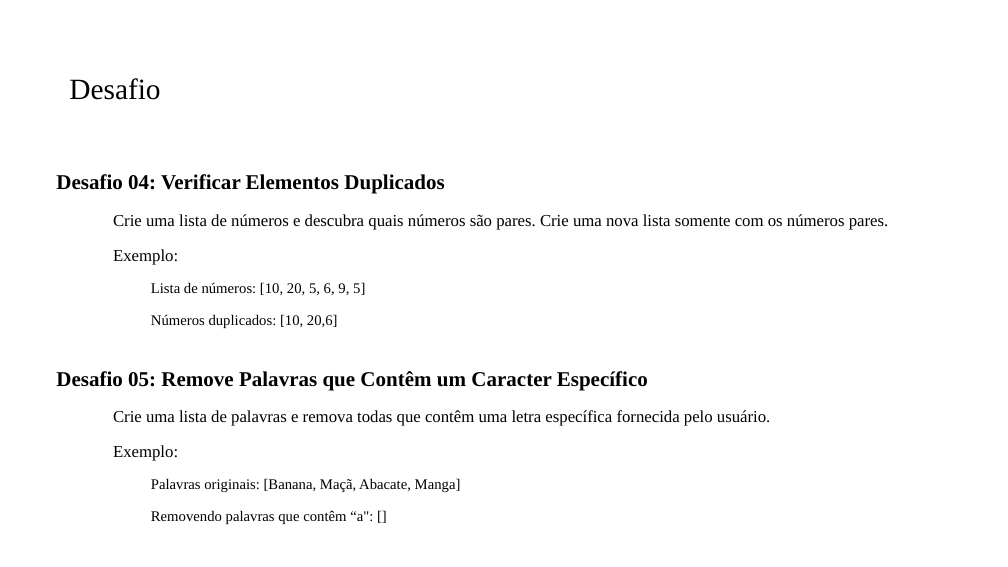
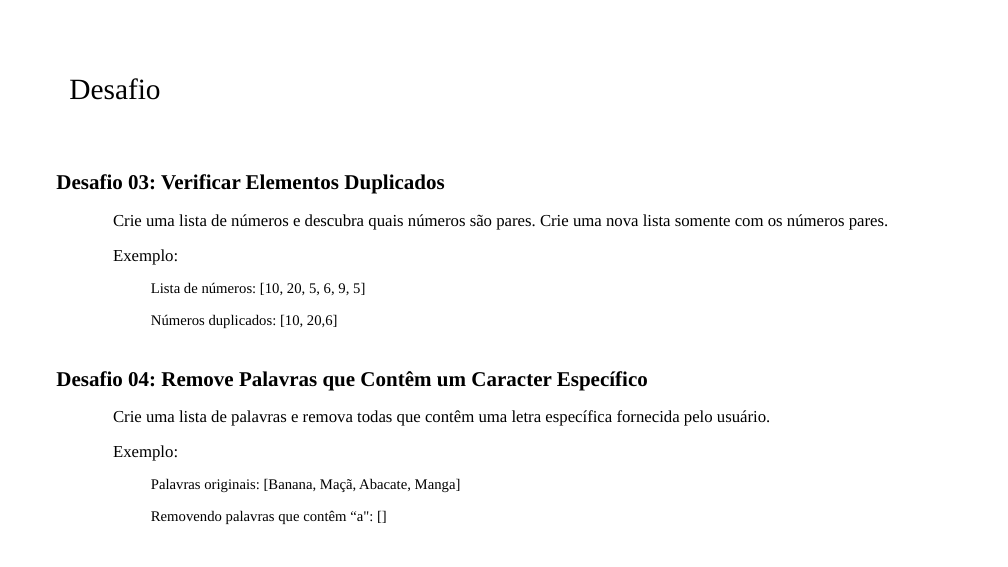
Before and after one commit to PedroMiho/UMC, a slide deck: slide 18 of Projetos de Software/Aula 09 - Arrays e Listas/Array e Listas.pptx (slide 19 before the commit). Drawn at 1008x567 pixels with LibreOffice and Linux fonts; fonts in the diff are those of the drawing; background and template pictures are left out. Boxes give left, top, right and bottom in pixels: in the first picture for what was removed or moved away, otherwise in the second. Text is boxed around its words. In the diff, an @@ line names an element or a change of style, - is before the commit and + after.

```diff
--- a/Projetos de Software/Aula 09 - Arrays e Listas/Array e Listas.pptx
+++ b/Projetos de Software/Aula 09 - Arrays e Listas/Array e Listas.pptx
@@ text at box(56, 174, 444, 194): text changed @@
-Desafio 04: Verificar Elementos Duplicados
+Desafio 03: Verificar Elementos Duplicados
@@ text at box(56, 371, 648, 390): text changed @@
-Desafio 05: Remove Palavras que Contêm um Caracter Específico
+Desafio 04: Remove Palavras que Contêm um Caracter Específico
```
Also in this commit, not shown: 1 other slide changed, 16 other files.
